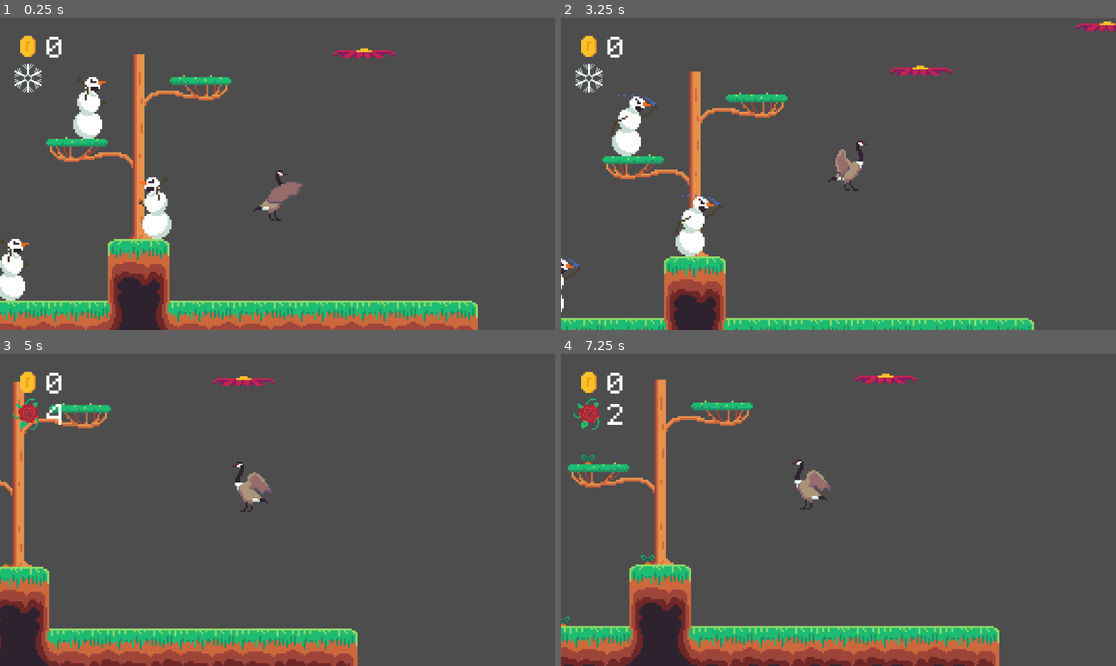
Above: before the commit, frames 1-4 (two rows, left to right).
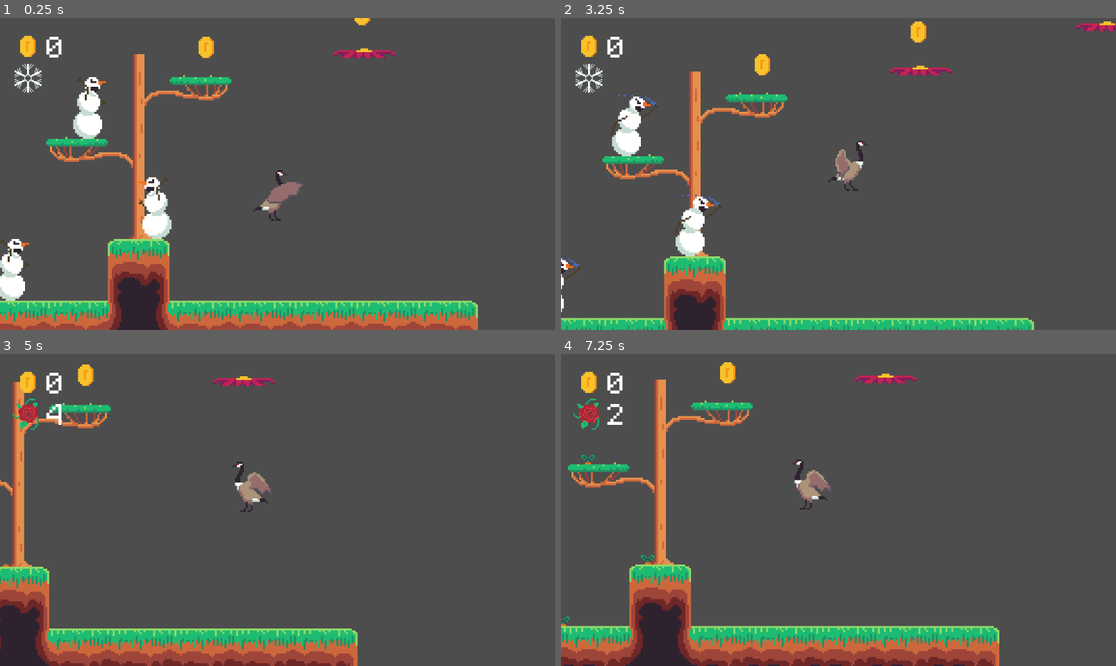
Above: after the commit, the same moments.

Repository: jbroberg42/Spring_Jam_2026
Game: Godot game, scene res://scenes/game.tscn
Same seed, same stepped clock (60 frames per second), same inputs: the game is played once before the commit and once after it.
Inputs:
- Up to frame 1 (0.25 s): no input
- Up to frame 2 (3.25 s): hold D (move_right) 0.53-2.03 s; tap E (switch) every 0.75 s from 0.6 to 2.85 s; tap Space (jump) at 0.77, 1.52, 3.02 s; hold A (move_left) 2.03-2.78 s; hold D (move_right) from 2.78 s (still down)
- Up to frame 3 (5 s): tap E (switch) at 3.6, 4.35 s; tap Space (jump) at 3.77, 4.52 s; release D (move_right) at 4.28 s; hold A (move_left) from 4.28 s (still down)
- Up to frame 4 (7.25 s): release A (move_left) at 5.03 s; hold D (move_right) 5.03-5.78 s; tap E (switch) at 5.1, 5.85, 6.6 s; hold A (move_left) from 5.78 s (still down); tap Space (jump) at 6.02, 6.77 s

The runs differ from the first frame. In frame 1, 0.2% of the frame differs, in the area x 35-67%, y 0-13%; in frame 2, 0.3%, in the area x 34-66%, y 1-19%; in frame 3, 0.2%; in frame 4, 0.2%.

Commit message:
Beginning work on winter/spring tilemap animation

Diff:
--- a/scenes/game.tscn
+++ b/scenes/game.tscn
@@ -3,9 +3,10 @@
 [ext_resource type="PackedScene" uid="uid://cayewvh386mlo" path="res://scenes/player.tscn" id="1_uwrxv"]
 [ext_resource type="PackedScene" uid="uid://cgphpsr53so7u" path="res://scenes/game_manager.tscn" id="1_vtaks"]
 [ext_resource type="Texture2D" uid="uid://bi5q7fbi771my" path="res://assets/sprites/BackgroundTiles.png" id="3_vtaks"]
+[ext_resource type="PackedScene" uid="uid://bc264htw0afth" path="res://scenes/coin.tscn" id="4_lbhrr"]
 [ext_resource type="PackedScene" uid="uid://cdsksi2n4eyfj" path="res://scenes/killzone.tscn" id="5_iywne"]
 [ext_resource type="PackedScene" uid="uid://cdla4ro8ecejr" path="res://scenes/snowman.tscn" id="6_p57ef"]
-[ext_resource type="PackedScene" path="res://scenes/flower.tscn" id="7_u5sy4"]
+[ext_resource type="PackedScene" uid="uid://colt1wcbh05xx" path="res://scenes/flower.tscn" id="7_u5sy4"]
 [ext_resource type="PackedScene" uid="uid://brsw35h7doxjk" path="res://scenes/score.tscn" id="10_vtaks"]
 [ext_resource type="PackedScene" uid="uid://dqmtby6fooixc" path="res://scenes/season_controller.tscn" id="11_kvpfn"]
 
@@ -248,5 +249,26 @@
 [node name="Snowman5" parent="." unique_id=918249356 instance=ExtResource("6_p57ef")]
 position = Vector2(-87, -26)
 
+[node name="Coin" parent="." unique_id=1759638673 instance=ExtResource("4_lbhrr")]
+position = Vector2(68, -83)
+
+[node name="Coin2" parent="." unique_id=2091079003 instance=ExtResource("4_lbhrr")]
+position = Vector2(166, -104)
+
+[node name="Coin3" parent="." unique_id=1092755778 instance=ExtResource("4_lbhrr")]
+position = Vector2(255, -122)
+
+[node name="Coin4" parent="." unique_id=942889097 instance=ExtResource("4_lbhrr")]
+position = Vector2(-13, -66)
+
+[node name="Coin5" parent="." unique_id=1782075289 instance=ExtResource("4_lbhrr")]
+position = Vector2(345, -176)
+
+[node name="Coin6" parent="." unique_id=117632856 instance=ExtResource("4_lbhrr")]
+position = Vector2(413, -176)
+
+[node name="Coin7" parent="." unique_id=2109811958 instance=ExtResource("4_lbhrr")]
+position = Vector2(376, -176)
+
 [connection signal="spring" from="GameManager" to="HUD/Control/VBoxContainer/Season_controller" method="_on_game_manager_spring"]
 [connection signal="winter" from="GameManager" to="HUD/Control/VBoxContainer/Season_controller" method="_on_game_manager_winter"]
--- /dev/null
+++ b/scenes/level0.tscn
@@ -0,0 +1,103 @@
+[gd_scene format=3 uid="uid://dace6iugog45x"]
+
+[ext_resource type="PackedScene" uid="uid://cgphpsr53so7u" path="res://scenes/game_manager.tscn" id="1_pil2j"]
+[ext_resource type="PackedScene" uid="uid://cayewvh386mlo" path="res://scenes/player.tscn" id="3_psh0x"]
+[ext_resource type="PackedScene" uid="uid://cdsksi2n4eyfj" path="res://scenes/killzone.tscn" id="4_ac0cw"]
+[ext_resource type="PackedScene" uid="uid://brsw35h7doxjk" path="res://scenes/score.tscn" id="5_wbr6d"]
+[ext_resource type="PackedScene" uid="uid://dqmtby6fooixc" path="res://scenes/season_controller.tscn" id="6_2uuj8"]
+[ext_resource type="PackedScene" uid="uid://colt1wcbh05xx" path="res://scenes/flower.tscn" id="7_majxj"]
+[ext_resource type="PackedScene" uid="uid://cdla4ro8ecejr" path="res://scenes/snowman.tscn" id="8_6xkrd"]
+[ext_resource type="PackedScene" uid="uid://bc264htw0afth" path="res://scenes/coin.tscn" id="9_p3qcy"]
+
+[sub_resource type="WorldBoundaryShape2D" id="WorldBoundaryShape2D_p57ef"]
+distance = -2.0
+
+[node name="level0" type="Node2D" unique_id=874965567]
+
+[node name="GameManager" parent="." unique_id=1990519776 instance=ExtResource("1_pil2j")]
+unique_name_in_owner = true
+
+[node name="Player" parent="." unique_id=1867319898 instance=ExtResource("3_psh0x")]
+position = Vector2(24, -7)
+
+[node name="Camera2D" type="Camera2D" parent="Player" unique_id=220398274]
+position = Vector2(0, -5)
+zoom = Vector2(4, 4)
+limit_left = -9999946
+limit_top = -9999998
+limit_right = 10000054
+limit_bottom = 122
+limit_smoothed = true
+position_smoothing_enabled = true
+
+[node name="killzone" parent="." unique_id=300587 instance=ExtResource("4_ac0cw")]
+position = Vector2(23, 59)
+
+[node name="CollisionShape2D" type="CollisionShape2D" parent="killzone" unique_id=259522311]
+position = Vector2(165, 40)
+shape = SubResource("WorldBoundaryShape2D_p57ef")
+
+[node name="HUD" type="CanvasLayer" parent="." unique_id=1081156825]
+
+[node name="Control" type="Control" parent="HUD" unique_id=918203041]
+layout_mode = 3
+anchor_left = 0.05
+anchor_top = 0.1
+anchor_right = 0.068
+anchor_bottom = 0.107
+offset_right = 40.0
+offset_bottom = 40.0
+
+[node name="VBoxContainer" type="VBoxContainer" parent="HUD/Control" unique_id=1374680731]
+layout_mode = 0
+offset_right = 40.0
+offset_bottom = 40.0
+theme_override_constants/separation = 60
+
+[node name="Score" parent="HUD/Control/VBoxContainer" unique_id=1416161994 instance=ExtResource("5_wbr6d")]
+layout_mode = 2
+
+[node name="Season_controller" parent="HUD/Control/VBoxContainer" unique_id=2054882766 instance=ExtResource("6_2uuj8")]
+layout_mode = 2
+
+[node name="Flower" parent="." unique_id=516543460 instance=ExtResource("7_majxj")]
+position = Vector2(69, -78)
+
+[node name="Flower2" parent="." unique_id=1341667305 instance=ExtResource("7_majxj")]
+position = Vector2(166, -101)
+
+[node name="Flower3" parent="." unique_id=706793242 instance=ExtResource("7_majxj")]
+position = Vector2(254, -123)
+
+[node name="Snowman3" parent="." unique_id=874122437 instance=ExtResource("8_6xkrd")]
+position = Vector2(-54, 26)
+
+[node name="Snowman4" parent="." unique_id=1341636080 instance=ExtResource("8_6xkrd")]
+position = Vector2(-127, 58)
+
+[node name="Snowman5" parent="." unique_id=918249356 instance=ExtResource("8_6xkrd")]
+position = Vector2(-87, -26)
+
+[node name="Coin" parent="." unique_id=1759638673 instance=ExtResource("9_p3qcy")]
+position = Vector2(68, -83)
+
+[node name="Coin2" parent="." unique_id=2091079003 instance=ExtResource("9_p3qcy")]
+position = Vector2(166, -104)
+
+[node name="Coin3" parent="." unique_id=1092755778 instance=ExtResource("9_p3qcy")]
+position = Vector2(255, -122)
+
+[node name="Coin4" parent="." unique_id=942889097 instance=ExtResource("9_p3qcy")]
+position = Vector2(-13, -66)
+
+[node name="Coin5" parent="." unique_id=1782075289 instance=ExtResource("9_p3qcy")]
+position = Vector2(345, -176)
+
+[node name="Coin6" parent="." unique_id=117632856 instance=ExtResource("9_p3qcy")]
+position = Vector2(413, -176)
+
+[node name="Coin7" parent="." unique_id=2109811958 instance=ExtResource("9_p3qcy")]
+position = Vector2(376, -176)
+
+[connection signal="spring" from="GameManager" to="HUD/Control/VBoxContainer/Season_controller" method="_on_game_manager_spring"]
+[connection signal="winter" from="GameManager" to="HUD/Control/VBoxContainer/Season_controller" method="_on_game_manager_winter"]
Renamed: assets/TopOfWaterfallFreezing.png -> assets/sprites/TopOfWaterfallFreezing.png
Not shown, changed: assets/sprites/TopOfWaterfallFreezing.png.import
